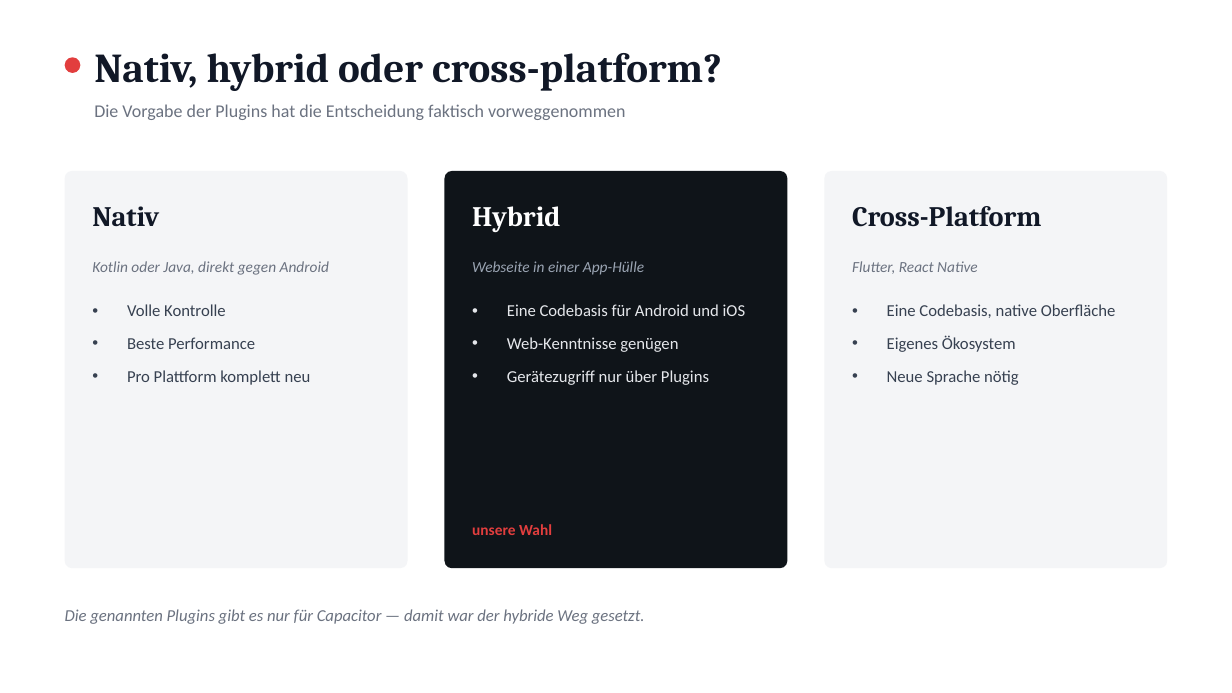
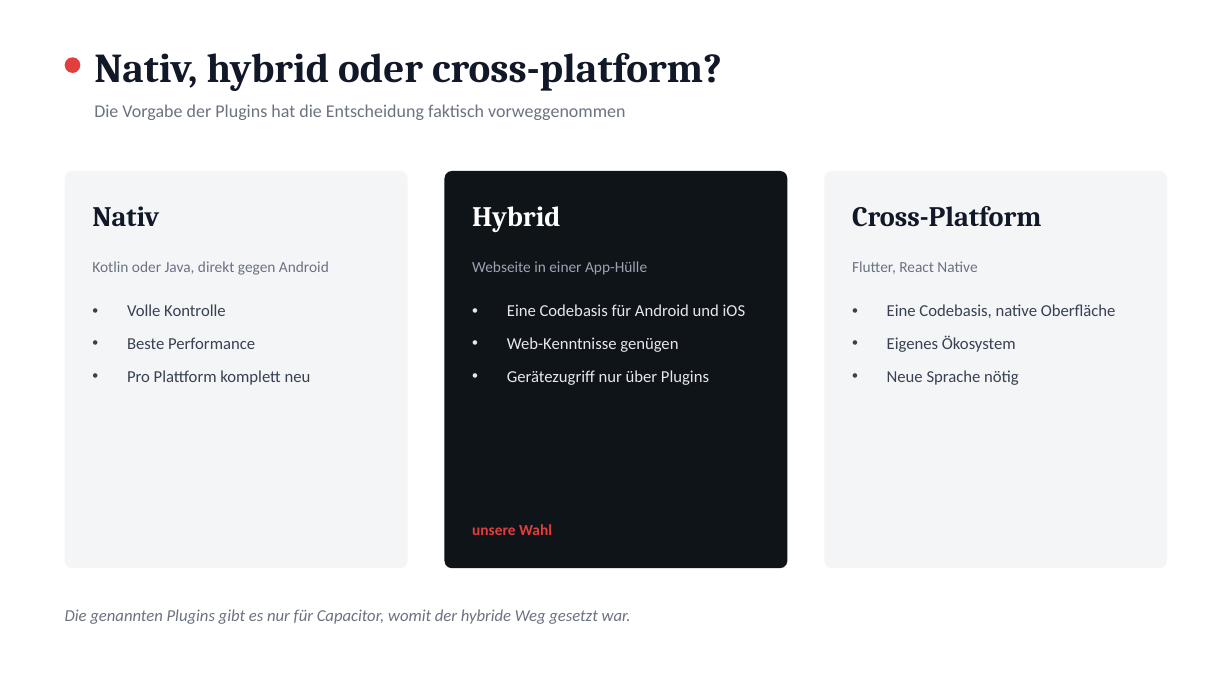
Before and after one commit to Denni-spy/audio-recorder-app, a slide deck: slide 5 of praesentation/Audio-Recorder-App-Praesentation.pptx. Drawn at 1232x693 pixels with LibreOffice and Linux fonts; fonts in the diff are those of the drawing. Boxes give left, top, right and bottom in pixels: in the first picture for what was removed or moved away, otherwise in the second. Text is boxed around its words. In the diff, an @@ line names an element or a change of style, - is before the commit and + after.

```diff
--- a/praesentation/Audio-Recorder-App-Praesentation.pptx
+++ b/praesentation/Audio-Recorder-App-Praesentation.pptx
@@ italic off in 3 elements at (92,261,329,275), (472,261,647,275), (852,261,977,274) @@
@@ text at (65,609,631,624): text changed @@
-Die genannten Plugins gibt es nur für Capacitor — damit war der hybride Weg gesetzt.
+Die genannten Plugins gibt es nur für Capacitor, womit der hybride Weg gesetzt war.
```
Also in this commit, not shown: 12 other slides changed, 1 slide removed.
